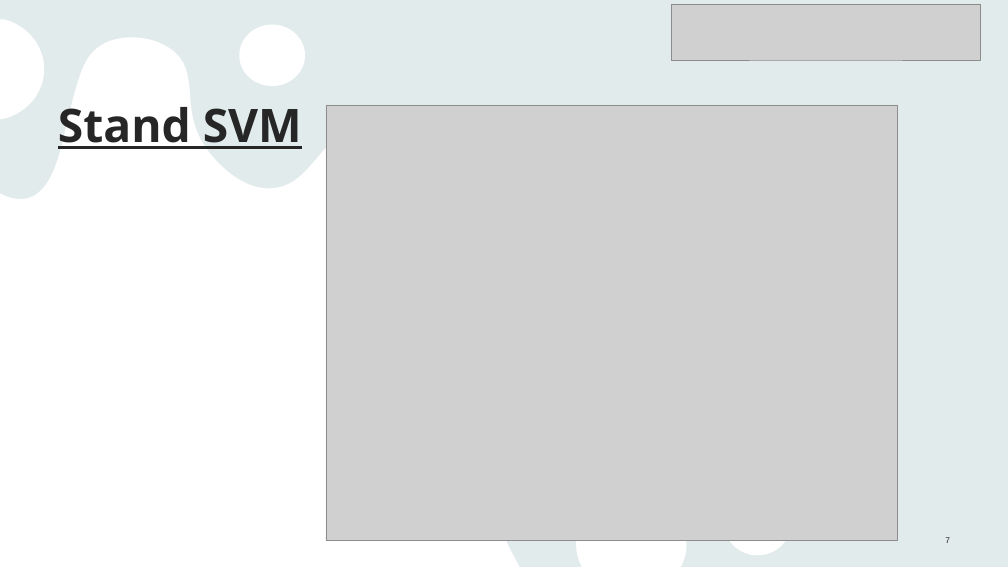
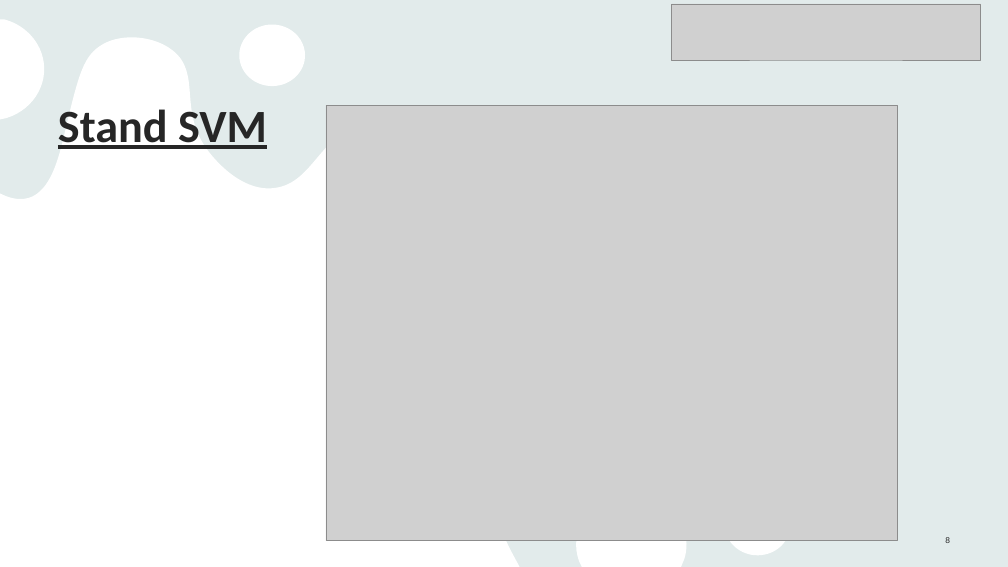
Before and after one commit to Linelle-7/Sprecherkennung-Deep-Learning-, a slide deck: slide 8 of VoiceRecognition_Zwischenstand .pptx (slide 7 before the commit). Drawn at 1008x567 pixels with LibreOffice and Linux fonts; fonts in the diff are those of the drawing; grey boxes stand for pictures. Boxes give left, top, right and bottom in pixels: in the first picture for what was removed or moved away, otherwise in the second. Text is boxed around its words. In the diff, an @@ line names an element or a change of style, - is before the commit and + after.

```diff
--- a/VoiceRecognition_Zwischenstand .pptx
+++ b/VoiceRecognition_Zwischenstand .pptx
@@ title "Stand SVM" at box(58, 109, 267, 149): font Open Sans to Calibri @@
```
Also in this commit, not shown: 5 other slides changed, 3 slides added, 4 slides removed.
